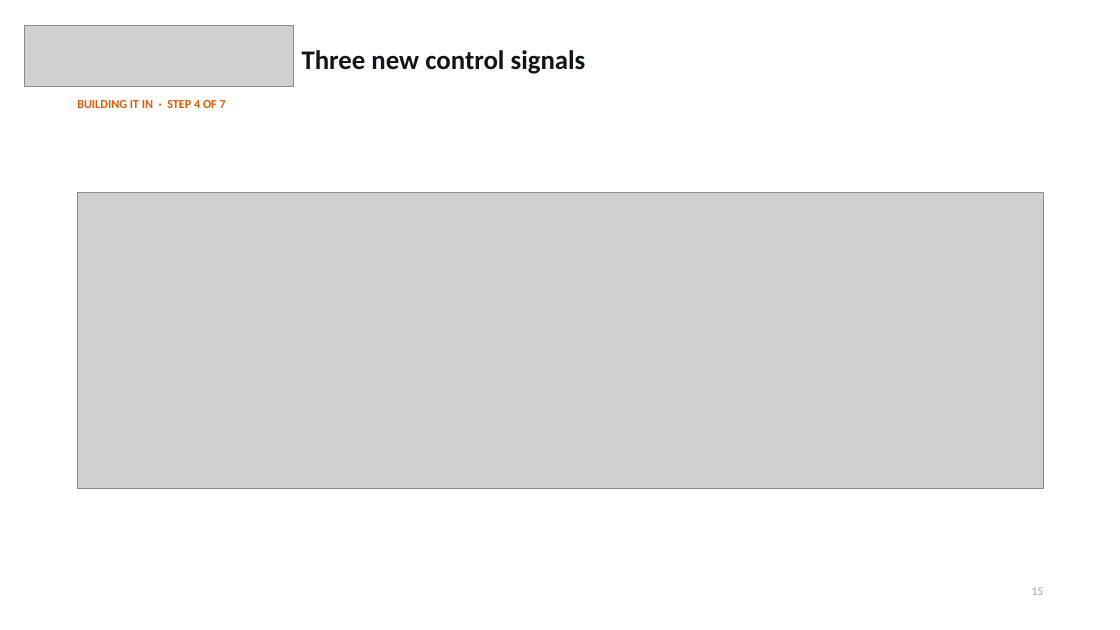
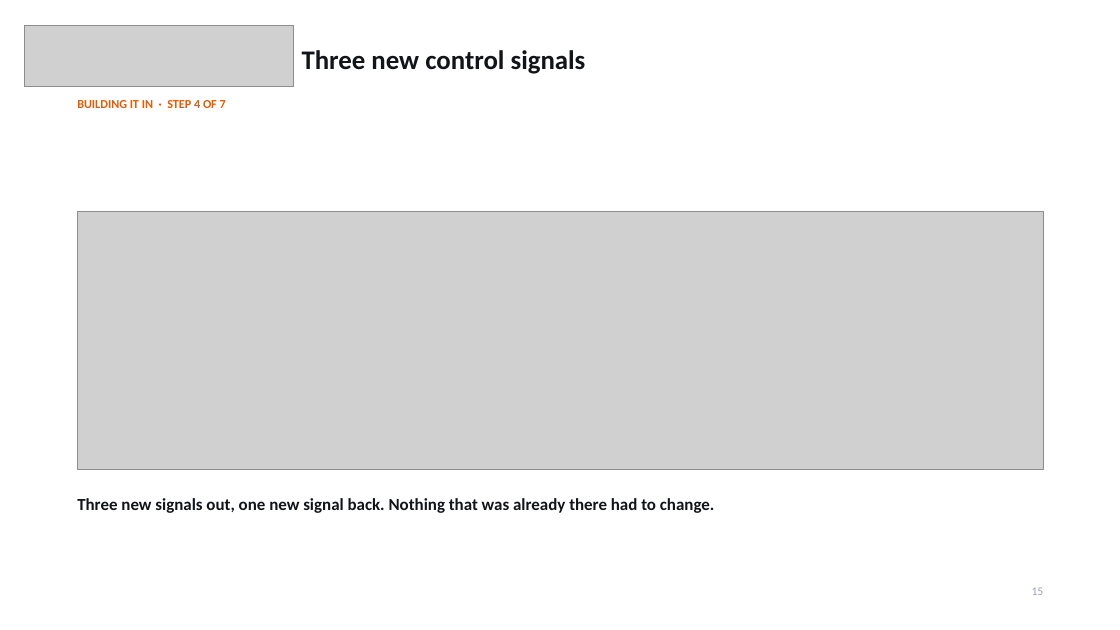
Before and after one commit to saleh2411/DLX-NN, a slide deck: slide 15 of Documents/DLX-NN_Final_Presentation.pptx. Drawn at 1120x630 pixels with LibreOffice and Linux fonts; fonts in the diff are those of the drawing; grey boxes stand for pictures. Boxes give left, top, right and bottom in pixels: in the first picture for what was removed or moved away, otherwise in the second. Text is boxed around its words. In the diff, an @@ line names an element or a change of style, - is before the commit and + after.

```diff
--- a/Documents/DLX-NN_Final_Presentation.pptx
+++ b/Documents/DLX-NN_Final_Presentation.pptx
@@ picture: place and size @@
-picture at (77,192,1044,489)
+picture at (77,212,1044,470)
@@ text added at (77,498,715,513), 14.5 pt, text #111418, bold @@
+Three new signals out, one new signal back. Nothing that was already there had to change.
```
Also in this commit, not shown: 14 other slides changed.
